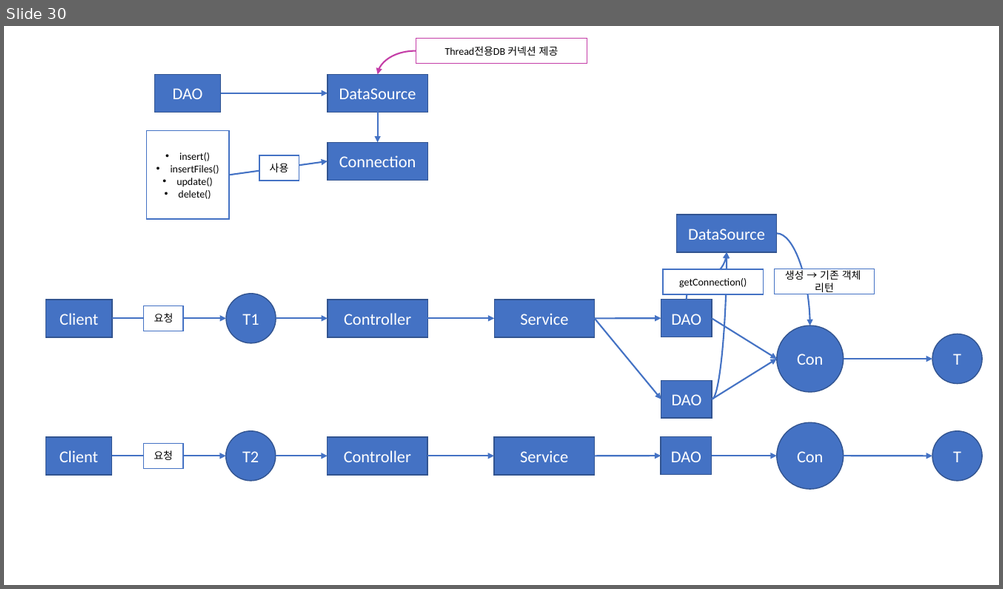
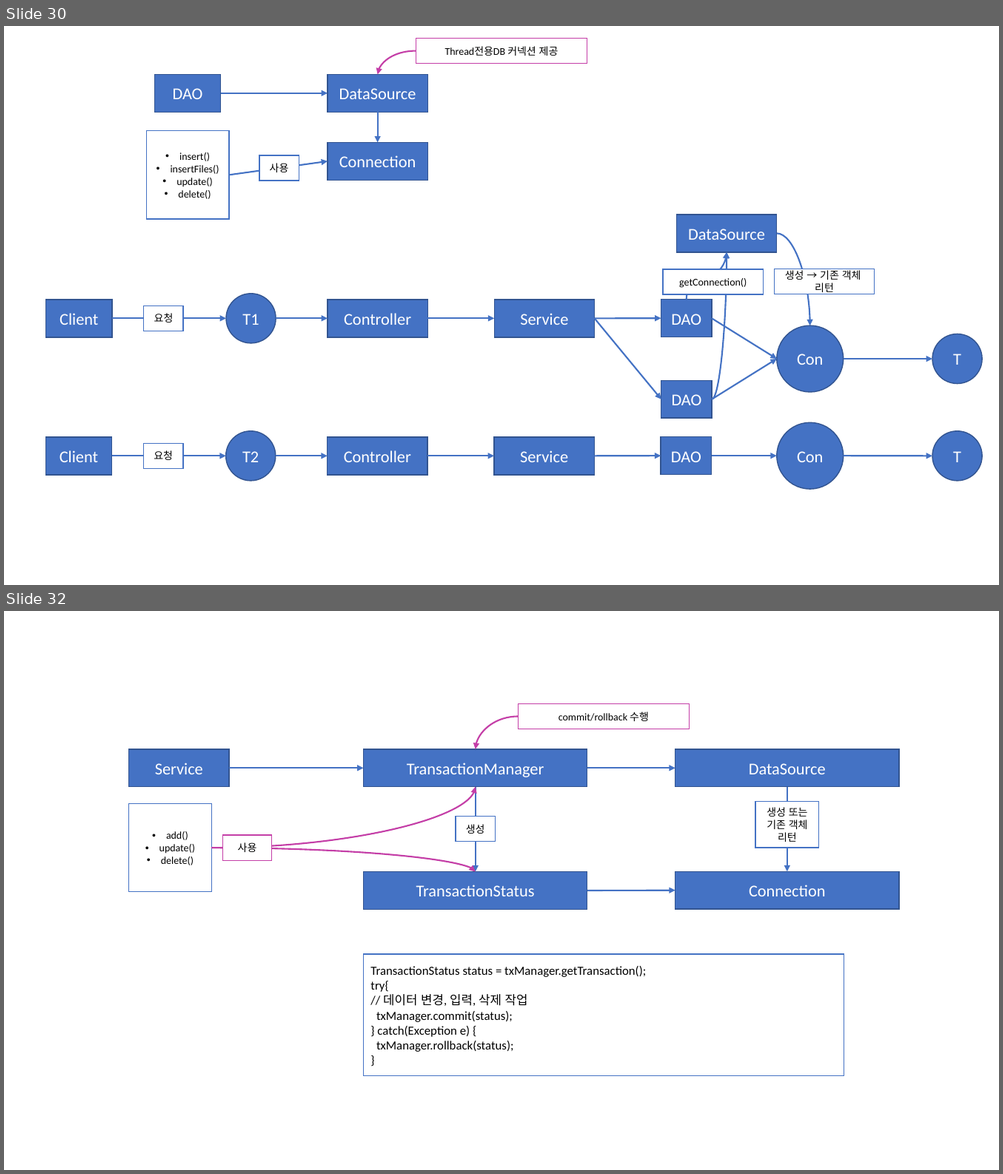
Before and after one commit to Dingadung/2022-study-workspace, a slide deck: study-note/자바/2022-10-06 내용정리.pptx. Shown one above the other, each under a label of ours: slide 30 before the commit, slides 30 and 32 after it; the slides between them are not shown. The pictures are 1003x589 and 1003x1174 pixels, drawn with LibreOffice and Linux fonts; fonts in the diff are those of the drawing. Boxes give left, top, right and bottom in pixels: in the first picture for what was removed or moved away, otherwise in the second. Text is boxed around its words. In the diff, an @@ line names an element or a change of style, - is before the commit and + after.

```diff
--- a/study-note/자바/2022-10-06 내용정리.pptx
+++ b/study-note/자바/2022-10-06 내용정리.pptx
@@ slide 32 added at bbox=[4, 611, 999, 1170], background #FFFFFF @@
@@ curved arrow added from (518, 716) to (475, 749), #C43EA7 1.5 pt @@
@@ rectangle added at bbox=[518, 703, 689, 729], fill #FFFFFF, outline #C43EA7 1 pt, 10 pt, text #000000 @@
+commit/rollback 수행
@@ rectangle added at bbox=[128, 749, 228, 787], fill #4472C4, outline #325491 1 pt, 16 pt, text #FFFFFF @@
+Service
@@ rectangle added at bbox=[364, 749, 587, 787], fill #4472C4, outline #325491 1 pt, 16 pt, text #FFFFFF @@
+TransactionManager
@@ rectangle added at bbox=[675, 749, 899, 787], fill #4472C4, outline #325491 1 pt, 16 pt, text #FFFFFF @@
+DataSource
@@ curved arrow added from (211, 849) to (475, 787), #C43EA7 1.5 pt @@
@@ arrow added from (229, 769) to (364, 769), #4472C4 1.5 pt @@
@@ arrow added from (475, 787) to (475, 872), #4472C4 1.5 pt @@
@@ arrow added from (587, 769) to (675, 769), #4472C4 1.5 pt @@
@@ arrow added from (787, 787) to (787, 871), #4472C4 1.5 pt @@
@@ rectangle added at bbox=[128, 804, 211, 892], fill #FFFFFF, outline #4472C4 1 pt, 10 pt, text #000000 @@
+• add()
+• update()
+• delete()
@@ rectangle added at bbox=[755, 801, 819, 848], fill #FFFFFF, outline #4472C4 1 pt, 10 pt, text #000000 @@
+생성 또는 기존 객체 리턴
@@ rectangle added at bbox=[455, 816, 495, 842], fill #FFFFFF, outline #4472C4 1 pt, 10 pt, text #000000 @@
+생성
@@ curved arrow added from (211, 849) to (475, 872), #C43EA7 1.5 pt @@
@@ rectangle added at bbox=[222, 835, 271, 861], fill #FFFFFF, outline #C43EA7 1 pt, 10 pt, text #000000 @@
+사용
@@ rectangle added at bbox=[364, 872, 587, 910], fill #4472C4, outline #325491 1 pt, 16 pt, text #FFFFFF @@
+TransactionStatus
@@ rectangle added at bbox=[675, 871, 899, 909], fill #4472C4, outline #325491 1 pt, 16 pt, text #FFFFFF @@
+Connection
@@ arrow added from (587, 891) to (675, 891), #4472C4 1.5 pt @@
@@ rectangle added at bbox=[364, 954, 844, 1076], fill #FFFFFF, outline #4472C4 1 pt, 12 pt, text #000000 @@
+TransactionStatus status = txManager.getTransaction();
+try{
+// 데이터 변경, 입력, 삭제 작업
+txManager.commit(status);
+} catch(Exception e) {
+txManager.rollback(status);
+}
```
Also in this commit, not shown: 1 slide changed, 5 other files.
